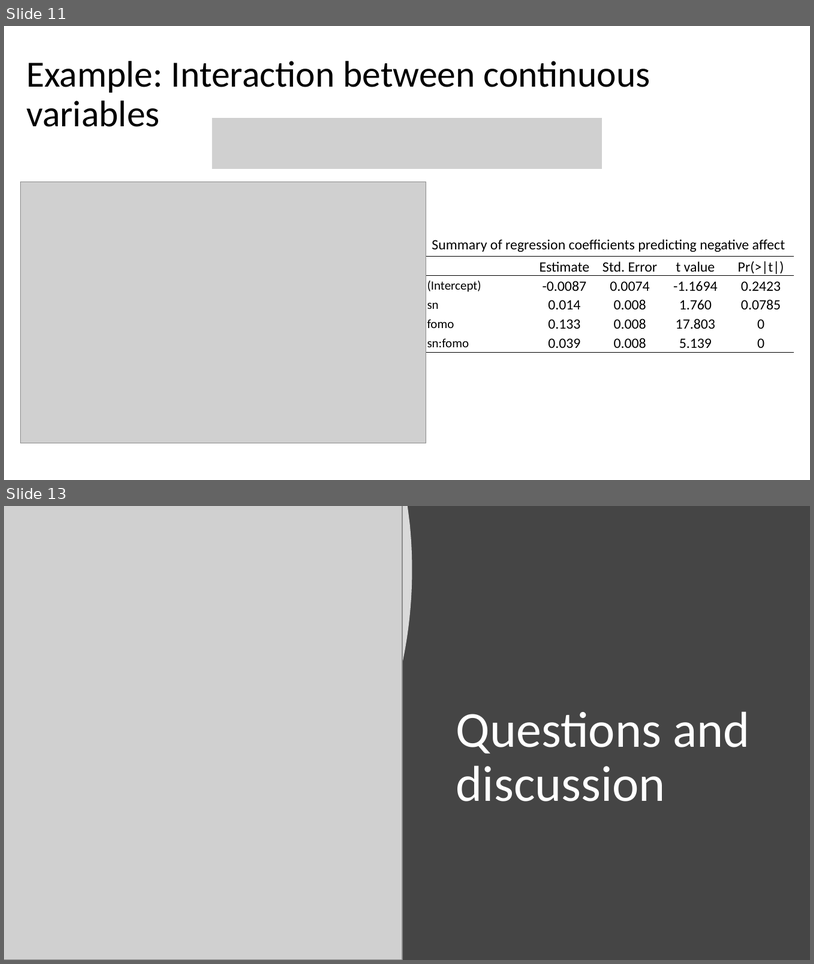
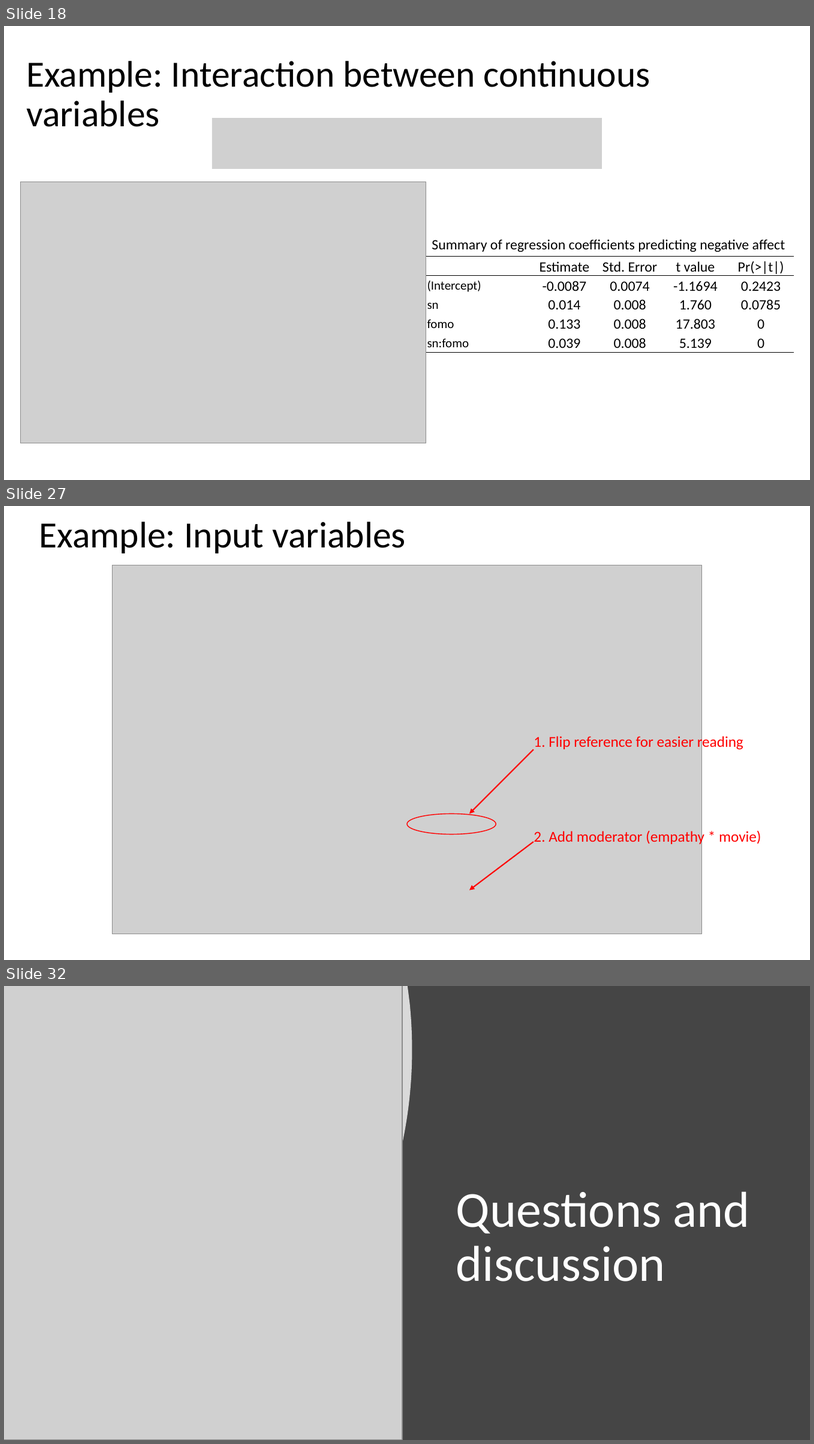
Before and after one commit to haututu/regressionLectures, a slide deck: regression_l1.pptx. Shown one above the other, each under a label of ours: slides 11 and 13 before the commit, slides 18, 27 and 32 after it; the slides between them are not shown. The pictures are 814x964 and 814x1444 pixels, drawn with LibreOffice and Linux fonts; fonts in the diff are those of the drawing; grey boxes stand for pictures. Boxes give left, top, right and bottom in pixels: in the first picture for what was removed or moved away, otherwise in the second. Text is boxed around its words. In the diff, an @@ line names an element or a change of style, - is before the commit and + after.

Commit message:
Updating screenshots and figures. Corrected issue with backwards compatability, i.e., using older format ppt.

```diff
--- a/regression_l1.pptx
+++ b/regression_l1.pptx
@@ slide 27 added at bbox=[4, 506, 810, 960], background #FFFFFF @@
@@ text added at bbox=[39, 522, 406, 553], 44 pt, text #000000 @@
+Example: Input variables
@@ picture added at bbox=[112, 565, 702, 934] @@
@@ text added at bbox=[534, 735, 744, 751], 18 pt, text #FF0000 @@
+1. Flip reference for easier reading
@@ arrow added from (534, 749) to (470, 813), #FF0000 1.5 pt @@
@@ ellipse added at bbox=[408, 813, 497, 834], outline #FF0000 1 pt @@
@@ text added at bbox=[534, 829, 762, 846], 18 pt, text #FF0000 @@
+2. Add moderator (empathy * movie)
@@ arrow added from (534, 842) to (470, 890), #FF0000 1.5 pt @@
@@ what was slide 11 is now slide 18 @@
@@ what was slide 13 is now slide 32 @@
```
Also in this commit, not shown: 6 slides changed, 19 other slides added, 1 slide removed, 14 other files.
